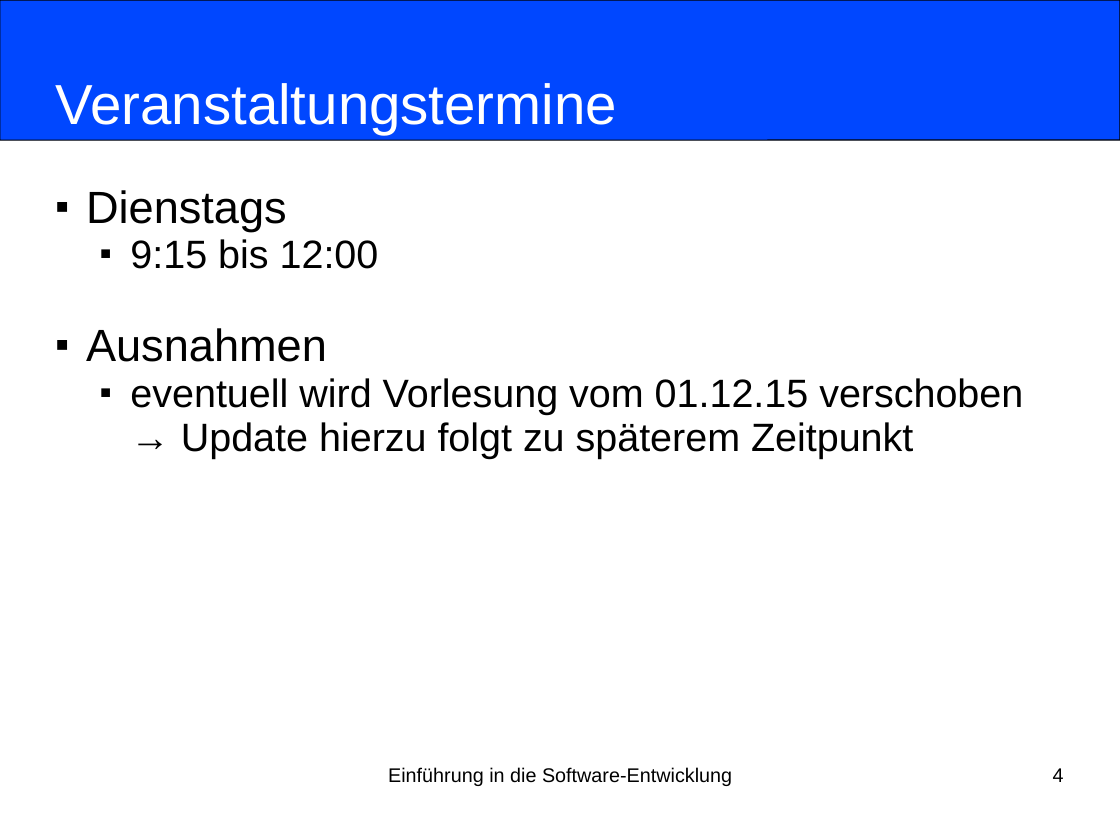
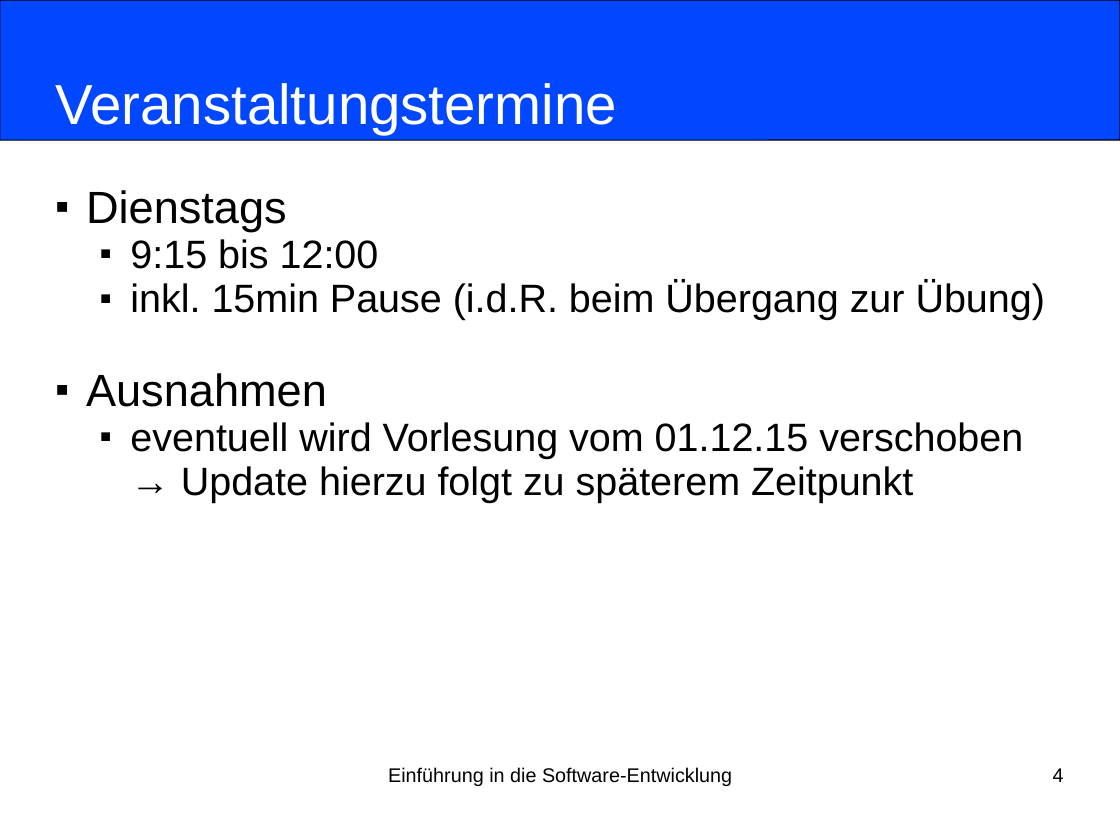
Before and after one commit to nordakademie-einfuehrung-java/vorlesungsskript, a slide deck: slide 4 of folien/Semester_03_Termin_01_Intro.ppt. Drawn at 1120x840 pixels with LibreOffice and Linux fonts; fonts in the diff are those of the drawing. Boxes give left, top, right and bottom in pixels: in the first picture for what was removed or moved away, otherwise in the second. Text is boxed around its words. In the diff, an @@ line names an element or a change of style, - is before the commit and + after.

```diff
--- a/folien/Semester_03_Termin_01_Intro.ppt
+++ b/folien/Semester_03_Termin_01_Intro.ppt
@@ subtitle at (x1=130, y1=281, x2=1045, y2=320): paragraph added @@
+  ■ inkl. 15min Pause (i.d.R. beim Übergang zur Übung)
```
Also in this commit, not shown: 4 other slides changed, 2 other files.
